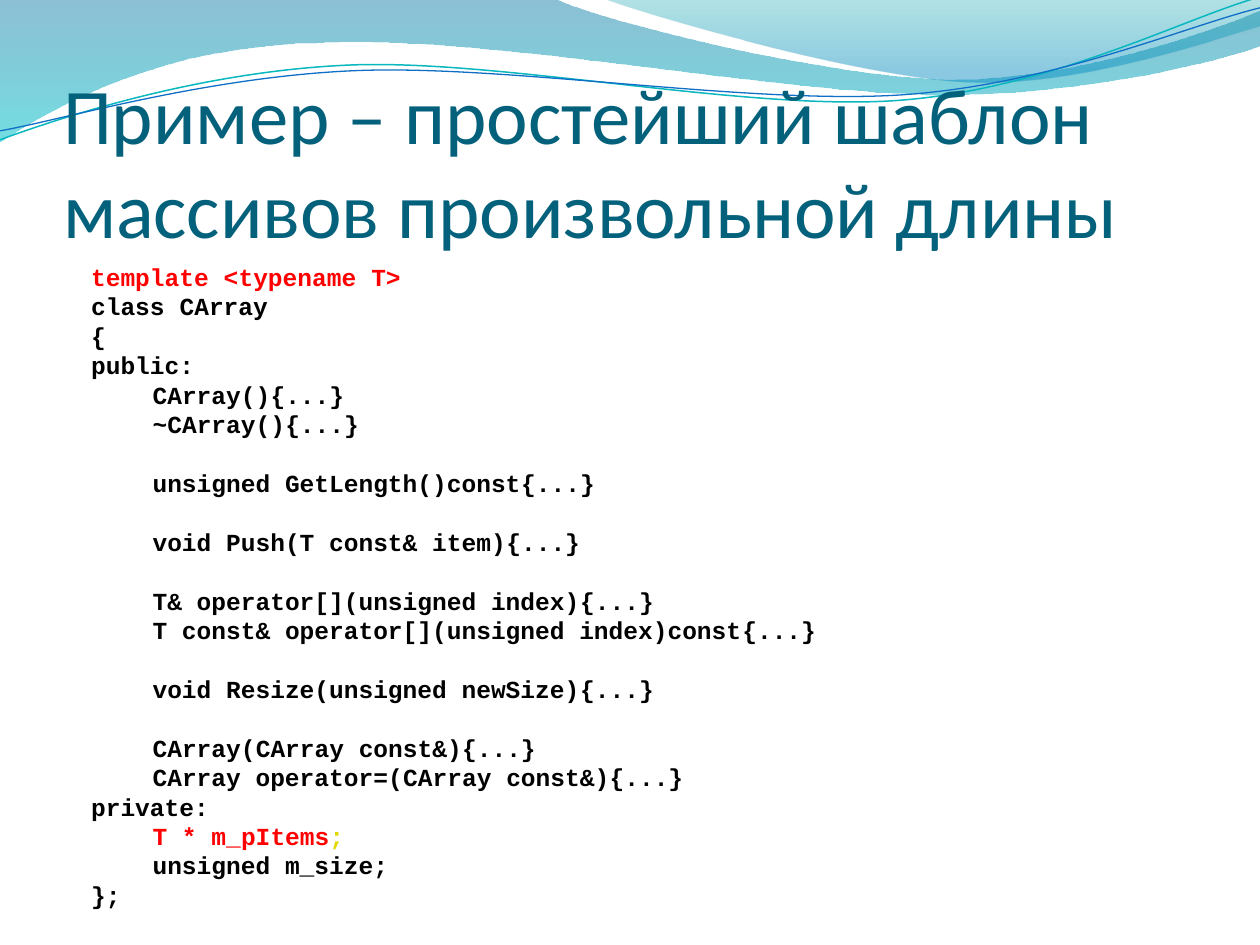
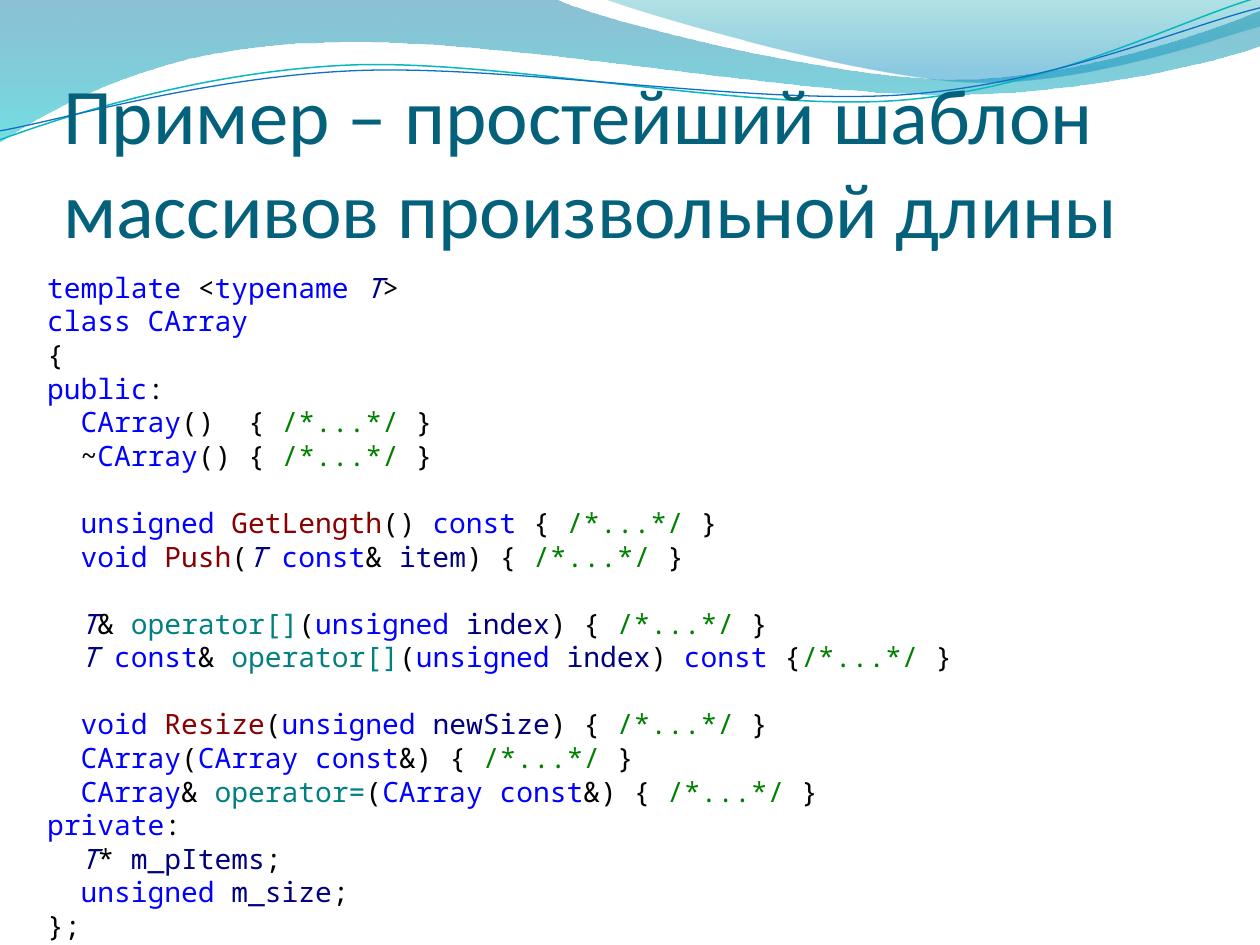
Before and after one commit to alexey-malov/oop, a slide deck: slide 15 of lectures/06/Обобщенное программирование, шаблоны.pptx (slide 21 before the commit). Drawn at 1260x945 pixels with LibreOffice and Linux fonts; fonts in the diff are those of the drawing; background and template pictures are left out. Boxes give left, top, right and bottom in pixels: in the first picture for what was removed or moved away, otherwise in the second. Text is boxed around its words. In the diff, an @@ line names an element or a change of style, - is before the commit and + after.

Commit message:
Доработаны примеры с шаблонами

```diff
--- a/lectures/06/Обобщенное программирование, шаблоны.pptx
+++ b/lectures/06/Обобщенное программирование, шаблоны.pptx
@@ text "template <typename T>": place and size @@
-text "template <typename T>" at [91, 268, 816, 880]
+text "template <typename T>" at [47, 276, 768, 909]
@@ text at [47, 276, 383, 909]: size 14 to 16 pt, font Courier New to Noto Sans Mono, bold off in "template <typename T>", "class CArray", "{", "public:" and 3 more places; text colour #FF0000 to #0000FF in "template <typename"; text colour #FF0000 to #000000 in "<typename T>"; text colour #FF0000 to #000080, italic on in "T>"; text colour #000000 to #0000FF in "class CArray", "public:", "private:", "unsigned"; text colour #000000 to #000080 in "m_size;"; more space between paragraphs @@
@@ text at [81, 411, 768, 809]: text changed; size 14 to 16 pt; font Courier New to Noto Sans Mono; text colour #000000 to #0000FF; bold off @@
-CArray(){...}
-~CArray(){...}
-unsigned GetLength()const{...}
-void Push(T const& item){...}
-T& operator[](unsigned index){...}
-T const& operator[](unsigned index)const{...}
-void Resize(unsigned newSize){...}
-CArray(CArray const&){...}
-CArray operator=(CArray const&){...}
+CArray() { /*...*/ }
+~CArray() { /*...*/ }
+unsigned GetLength() const { /*...*/ }
+void Push(T const& item) { /*...*/ }
+T& operator[](unsigned index) { /*...*/ }
+T const& operator[](unsigned index) const {/*...*/ }
+void Resize(unsigned newSize) { /*...*/ }
+CArray(CArray const&) { /*...*/ }
+CArray& operator=(CArray const&) { /*...*/ }
@@ text at [81, 849, 282, 876]: text changed; size 14 to 16 pt; font Courier New to Noto Sans Mono; text colour #FF0000 to #000080; bold off @@
-T * m_pItems;
+T* m_pItems;
```
Also in this commit, not shown: 8 other slides changed, 8 other files.
